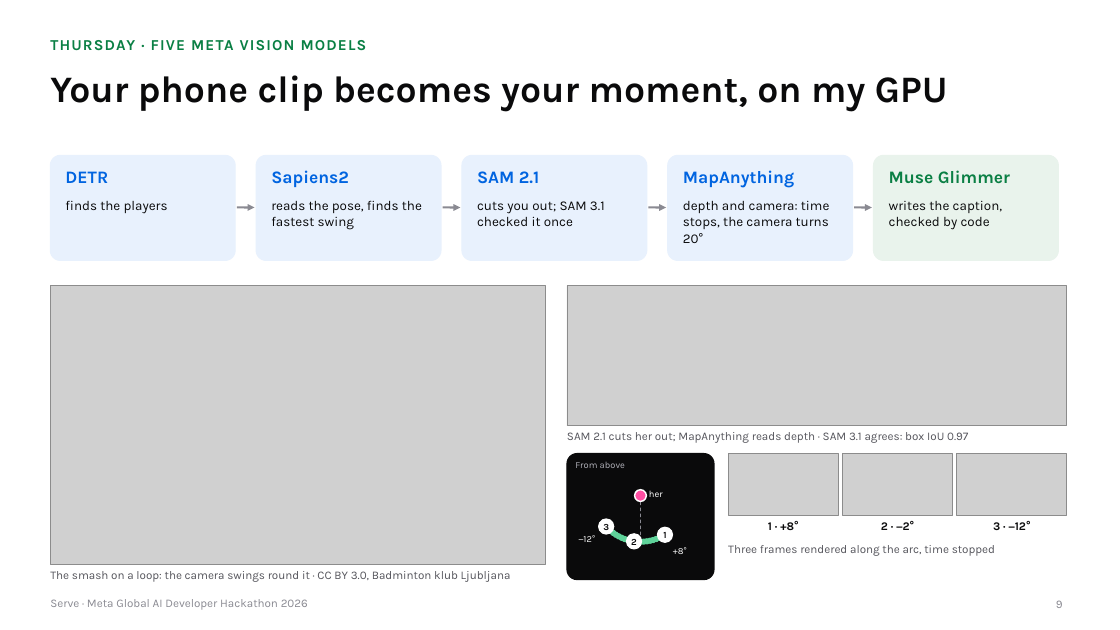
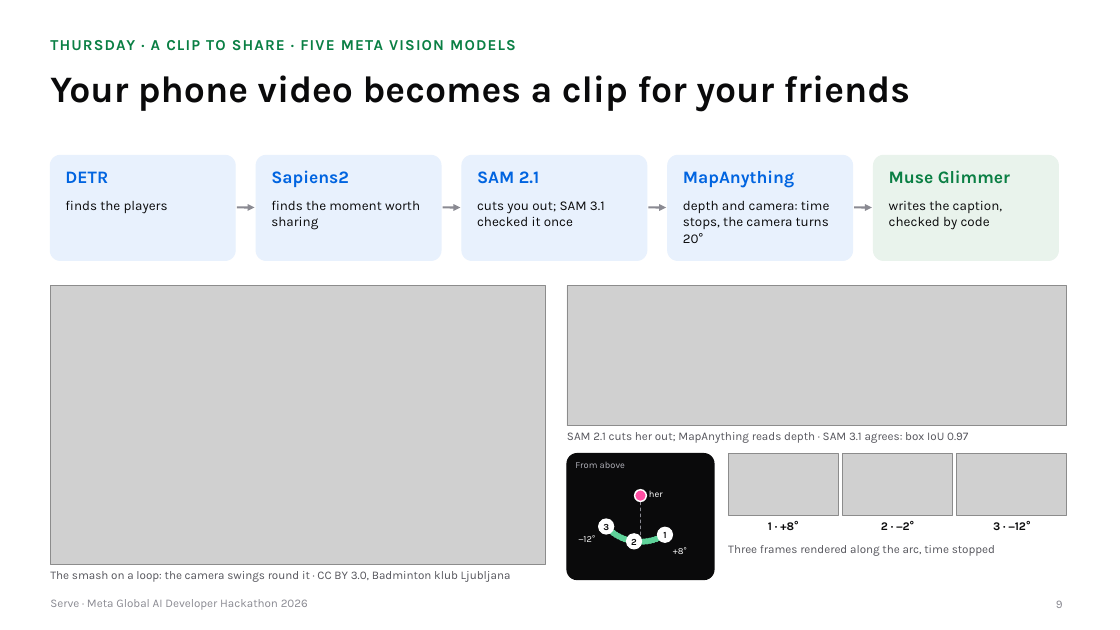
Before and after one commit to gino6178/serve-meta-hackathon, a slide deck: slide 9 of video/deck/Serve_Meta_deck.pptx. Drawn at 1120x630 pixels with LibreOffice and Linux fonts; fonts in the diff are those of the drawing; grey boxes stand for pictures. Boxes give left, top, right and bottom in pixels: in the first picture for what was removed or moved away, otherwise in the second. Text is boxed around its words. In the diff, an @@ line names an element or a change of style, - is before the commit and + after.

```diff
--- a/video/deck/Serve_Meta_deck.pptx
+++ b/video/deck/Serve_Meta_deck.pptx
@@ text at [50,40,516,51]: text changed @@
-THURSDAY · FIVE META VISION MODELS
+THURSDAY · A CLIP TO SHARE · FIVE META VISION MODELS
@@ title at [50,75,910,112]: text changed @@
-Your phone clip becomes your moment, on my GPU
+Your phone video becomes a clip for your friends
@@ text at [271,201,420,230]: text changed @@
-reads the pose, finds the fastest swing
+finds the moment worth sharing
```
Also in this commit, not shown: 4 other slides changed, 2 other files.
